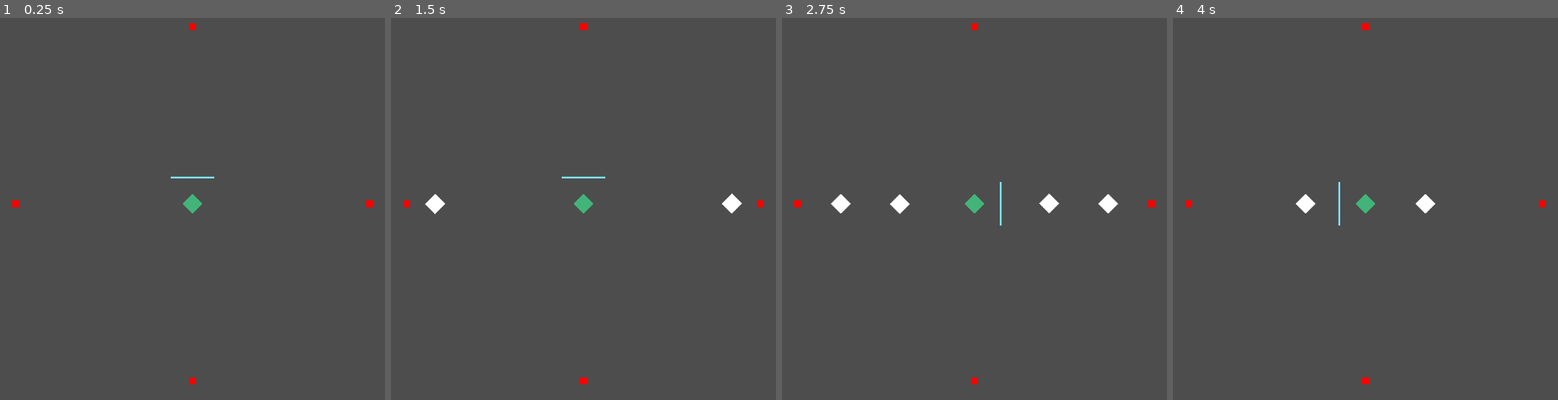
Above: before the commit, frames 1-4 (left to right).
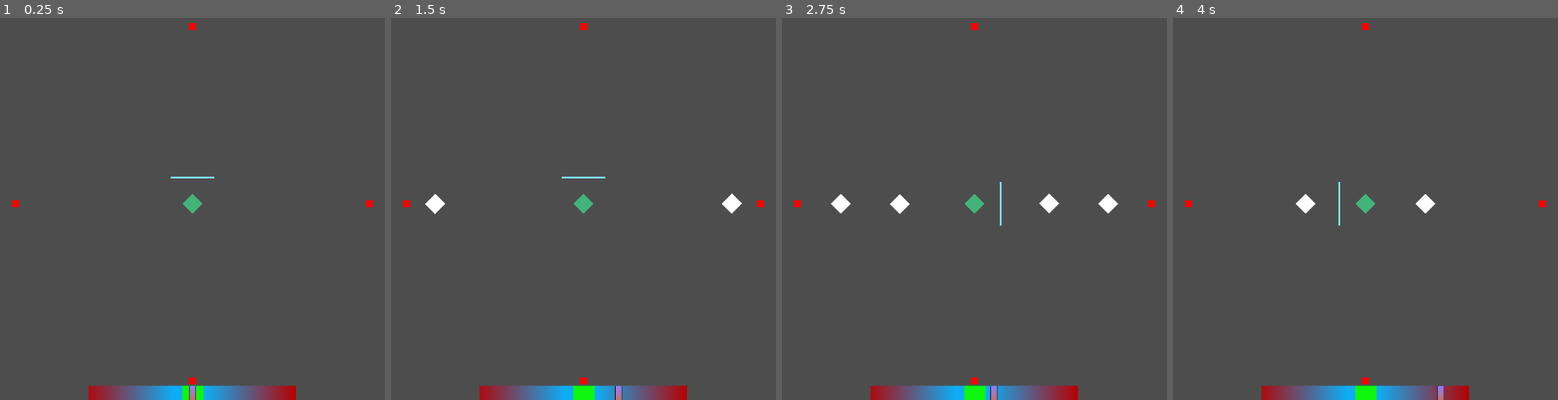
Above: after the commit, the same moments.

Repository: BluePolar282/Jame-Gam-58-2
Game: Godot game, scene res://Jame-Gam-58/Utilities/scenes/main_scene.tscn
Same seed, same stepped clock (60 frames per second), same inputs: the game is played once before the commit and once after it.
Inputs (mouse positions are in pixels of both pictures, inside the frame that each line leads up to):
- Up to frame 1 (0.25 s): no input
- Up to frame 2 (1.5 s): tap Enter at 0.5 s; move the mouse to (737, 182) at 0.52 s; hold D (right) 0.53-1.28 s; move the mouse to (444, 224) at 1.27 s; hold W (down) from 1.28 s (still down)
- Up to frame 3 (2.75 s): move the mouse to (1043, 117) at 2.02 s; release W (down) at 2.03 s; hold D (right) from 2.03 s (still down)
- Up to frame 4 (4 s): move the mouse to (1330, 281) at 2.77 s; release D (right) at 2.78 s; hold S (up) 2.78-3.53 s; move the mouse to (outside the picture) at 3.52 s; hold A (left) from 3.53 s (still down)

The runs differ from the first frame. In frame 1, 2.0% of the frame differs, in the area x 22-77%, y 96-100%; in frame 2, 2.1%; in frame 3, 2.1%; in frame 4, 2.1%.

Commit message:
Balancing head tracking
Balancing head thing tracks mouse

Diff:
--- a/Jame-Gam-58/Utilities/scenes/main_scene.tscn
+++ b/Jame-Gam-58/Utilities/scenes/main_scene.tscn
@@ -1,8 +1,25 @@
-[gd_scene load_steps=4 format=3 uid="uid://jr7qfsc0uhdv"]
+[gd_scene load_steps=8 format=3 uid="uid://jr7qfsc0uhdv"]
 
 [ext_resource type="PackedScene" uid="uid://bx4u72kmieiup" path="res://Jame-Gam-58/Utilities/scenes/bullet_spawner.tscn" id="1_ox7t7"]
 [ext_resource type="PackedScene" uid="uid://guryynls3o1l" path="res://Jame-Gam-58/Objects/scenes/tower.tscn" id="2_7mml0"]
 [ext_resource type="PackedScene" uid="uid://dwi8nac8a67fu" path="res://Jame-Gam-58/Objects/scenes/shield.tscn" id="3_gvl8j"]
+[ext_resource type="Texture2D" uid="uid://dhn3k3wsjbk7a" path="res://Jame-Gam-58/Utilities/earlyAssets/earlyBar.png" id="4_yabch"]
+[ext_resource type="Script" path="res://Jame-Gam-58/Utilities/scripts/balanceBar.gd" id="5_5dlt0"]
+[ext_resource type="Texture2D" uid="uid://bgh7qhcb4kh4u" path="res://Jame-Gam-58/Objects/earlyAssets/earlyHead.png" id="5_15ev6"]
+
+[sub_resource type="GDScript" id="GDScript_155vj"]
+script/source = "extends Sprite2D
+
+
+# Called when the node enters the scene tree for the first time.
+func _ready() -> void:
+	pass # Replace with function body.
+
+
+# Called every frame. 'delta' is the elapsed time since the previous frame.
+func _process(delta: float) -> void:
+	pass
+"
 
 [node name="main scene" type="Node2D"]
 
@@ -33,3 +50,13 @@
 [node name="tower" parent="." instance=ExtResource("2_7mml0")]
 
 [node name="shield" parent="." instance=ExtResource("3_gvl8j")]
+
+[node name="balanceBar" type="Sprite2D" parent="."]
+position = Vector2(0, 534.775)
+texture = ExtResource("4_yabch")
+offset = Vector2(0, 0.91)
+script = ExtResource("5_5dlt0")
+
+[node name="earlyHead" type="Sprite2D" parent="balanceBar"]
+texture = ExtResource("5_15ev6")
+script = SubResource("GDScript_155vj")
--- /dev/null
+++ b/Jame-Gam-58/Utilities/scripts/balanceBar.gd
@@ -0,0 +1,15 @@
+extends Sprite2D
+
+@onready var early_head: Sprite2D = $earlyHead
+
+const MIN_X = -284
+const MAX_X = 282
+
+
+func _process(delta):
+	var mouse_pos = get_global_mouse_position()
+
+	var raw_dir = mouse_pos - early_head.global_position
+	early_head.global_position.x += raw_dir.x * delta
+	early_head.global_position.x = clamp(early_head.global_position.x, MIN_X, MAX_X)
+	print(early_head.global_position.x)
Binary file added: Jame-Gam-58/Objects/earlyAssets/earlyHead.png
Binary file added: Jame-Gam-58/Utilities/earlyAssets/earlyHead.png
